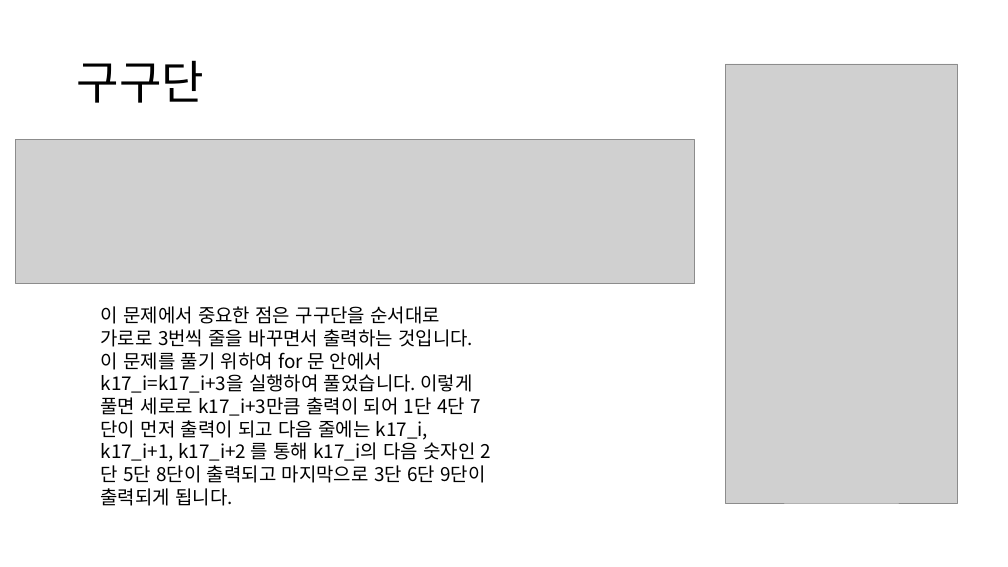
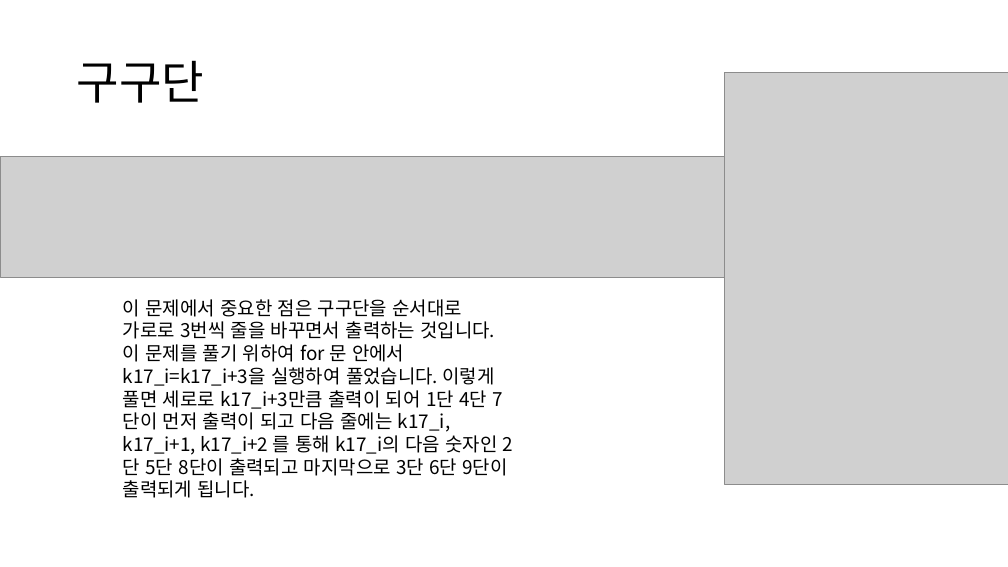
Before and after one commit to lightsaver12/ProfHong, a slide deck: slide 2 of ProfHong5/profhong receipt 2021-04-23.pptx. Drawn at 1008x567 pixels with LibreOffice and Linux fonts; fonts in the diff are those of the drawing; grey boxes stand for pictures. Boxes give left, top, right and bottom in pixels: in the first picture for what was removed or moved away, otherwise in the second. Text is boxed around its words. In the diff, an @@ line names an element or a change of style, - is before the commit and + after.

```diff
--- a/ProfHong5/profhong receipt 2021-04-23.pptx
+++ b/ProfHong5/profhong receipt 2021-04-23.pptx
@@ picture resized from (x1=726, y1=64, x2=958, y2=504) to (x1=725, y1=72, x2=1008, y2=485) @@
@@ picture resized from (x1=16, y1=140, x2=695, y2=284) to (x1=0, y1=157, x2=725, y2=277) @@
@@ text "이 문제에서 중요한 점은 구구단을 ..." moved from (x1=101, y1=306, x2=485, y2=506) to (x1=123, y1=299, x2=507, y2=498) @@
```
Also in this commit, not shown: 1 other slide changed.
